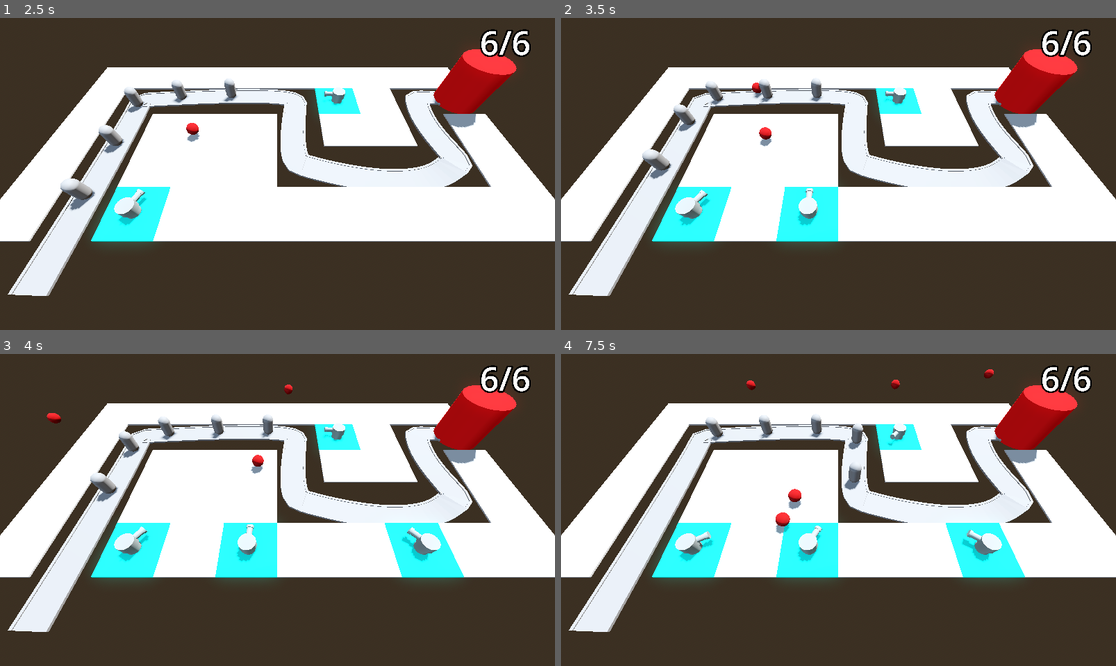
Above: before the commit, frames 1-4 (two rows, left to right).
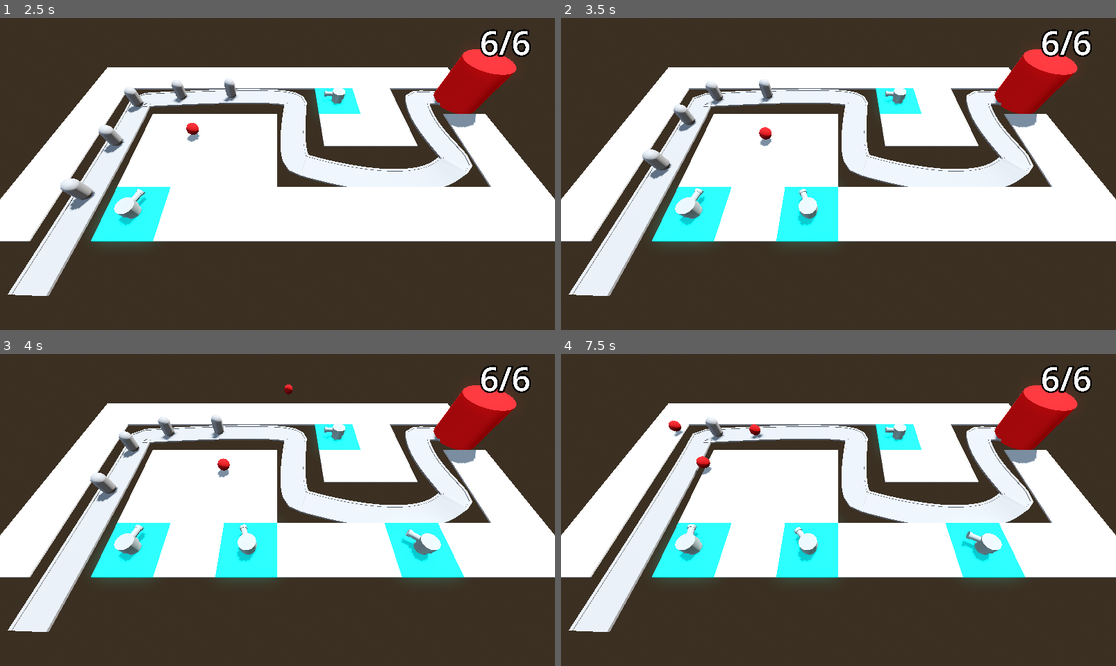
Above: after the commit, the same moments.

Repository: EsbenNyboe/TowerDefense
Game: Godot game, scene res://BaseLevel.tscn
The game is run twice, just before and just after one commit, with the same random seed, the same clock (stepped at 60 frames per second) and the same inputs.
Inputs (mouse positions are in pixels of both pictures, inside the frame that each line leads up to):
- Up to frame 1 (2.5 s): move the mouse to (399, 158) at 0.52 s; press the mouse at (399, 158) at 0.53 s; move the mouse to (166, 189) at 1.27 s; release the mouse at (166, 189) at 1.28 s; click (166, 189) at 1.35 s; move the mouse to (333, 105) at 2.02 s; press the mouse at (333, 105) at 2.03 s
- Up to frame 2 (3.5 s): move the mouse to (810, 236) at 2.77 s; release the mouse at (810, 236) at 2.78 s; click (810, 236) at 2.85 s
- Up to frame 3 (4 s): move the mouse to (444, 556) at 3.52 s; press the mouse at (444, 556) at 3.53 s
- Up to frame 4 (7.5 s): move the mouse to (672, 463) at 4.27 s; release the mouse at (672, 463) at 4.28 s; click (672, 463) at 4.35 s; move the mouse to (866, 510) at 5.02 s; press the mouse at (866, 510) at 5.03 s; move the mouse to (755, 432) at 5.77 s; release the mouse at (755, 432) at 5.78 s; click (755, 432) at 5.85 s; move the mouse to (960, 494) at 6.52 s; press the mouse at (960, 494) at 6.53 s; move the mouse to (727, 525) at 7.27 s; release the mouse at (727, 525) at 7.28 s; click (727, 525) at 7.35 s

Frame 1 is identical in both runs. In frame 2, 0.4% of the frame differs, in the area x 21-61%, y 19-67%; in frame 3, 0.7%; in frame 4, 1.6%, in the area x 19-79%, y 4-65%.

Commit message:
Destroy enemy and projectile on hit

Diff:
--- a/barbarianblaster/Enemy/enemy.gd
+++ b/barbarianblaster/Enemy/enemy.gd
@@ -1,11 +1,24 @@
 extends PathFollow3D
 
 @export var speed: float = 2.5
+@export var max_health: int = 50
 
 @onready var base = get_tree().get_first_node_in_group("base")
+
+var health: int:
+	set(value):
+		health = value
+		if health < 1:
+			queue_free()
+
+func _ready() -> void:
+	health = max_health
 
 func _process(delta: float) -> void:
 	progress += delta * speed
 	if progress_ratio >= 1:
 		base.take_damage()
 		set_process(false)
+
+func take_damage(damage: int) -> void:
+	health -= damage
--- a/barbarianblaster/Enemy/enemy.tscn
+++ b/barbarianblaster/Enemy/enemy.tscn
@@ -1,14 +1,22 @@
-[gd_scene load_steps=3 format=3 uid="uid://c3e07dhjrjxq4"]
+[gd_scene load_steps=4 format=3 uid="uid://c3e07dhjrjxq4"]
 
 [ext_resource type="Script" uid="uid://cnpqeksbsdt3g" path="res://Enemy/enemy.gd" id="1_7k104"]
 
 [sub_resource type="CapsuleMesh" id="CapsuleMesh_o2j4u"]
 
+[sub_resource type="CapsuleShape3D" id="CapsuleShape3D_2pb1h"]
+
 [node name="Enemy" type="PathFollow3D"]
-transform = Transform3D(0.99996, 0, -0.00705857, 0, 0.99999, 0, 0.00705853, 0, 0.999965, 0, 0, 0)
+transform = Transform3D(0.999985, 0, 0, 0, 0.99999, 0, 0, 0, 0.99999, 0, 0, 0)
 loop = false
 script = ExtResource("1_7k104")
 
 [node name="MeshInstance3D" type="MeshInstance3D" parent="."]
 transform = Transform3D(1, 0, 0, 0, 1, 0, 0, 0, 1, 0, 1, 0)
 mesh = SubResource("CapsuleMesh_o2j4u")
+
+[node name="EnemyArea3D" type="Area3D" parent="." groups=["enemy_area"]]
+
+[node name="CollisionShape3D" type="CollisionShape3D" parent="EnemyArea3D"]
+transform = Transform3D(1, 0, 0, 0, 1, 0, 0, 0, 1, 0, 1, 0)
+shape = SubResource("CapsuleShape3D_2pb1h")
--- a/barbarianblaster/Turret/projectile.gd
+++ b/barbarianblaster/Turret/projectile.gd
@@ -9,3 +9,9 @@
 
 func _on_timer_timeout() -> void:
 	queue_free()
+
+func _on_area_entered(area: Area3D) -> void:
+	if area.is_in_group("enemy_area"):
+		print(area)
+		area.get_parent().take_damage(25)
+		queue_free()
--- a/barbarianblaster/Turret/projectile.tscn
+++ b/barbarianblaster/Turret/projectile.tscn
@@ -25,4 +25,5 @@
 one_shot = true
 autostart = true
 
+[connection signal="area_entered" from="." to="." method="_on_area_entered"]
 [connection signal="timeout" from="Timer" to="." method="_on_timer_timeout"]
